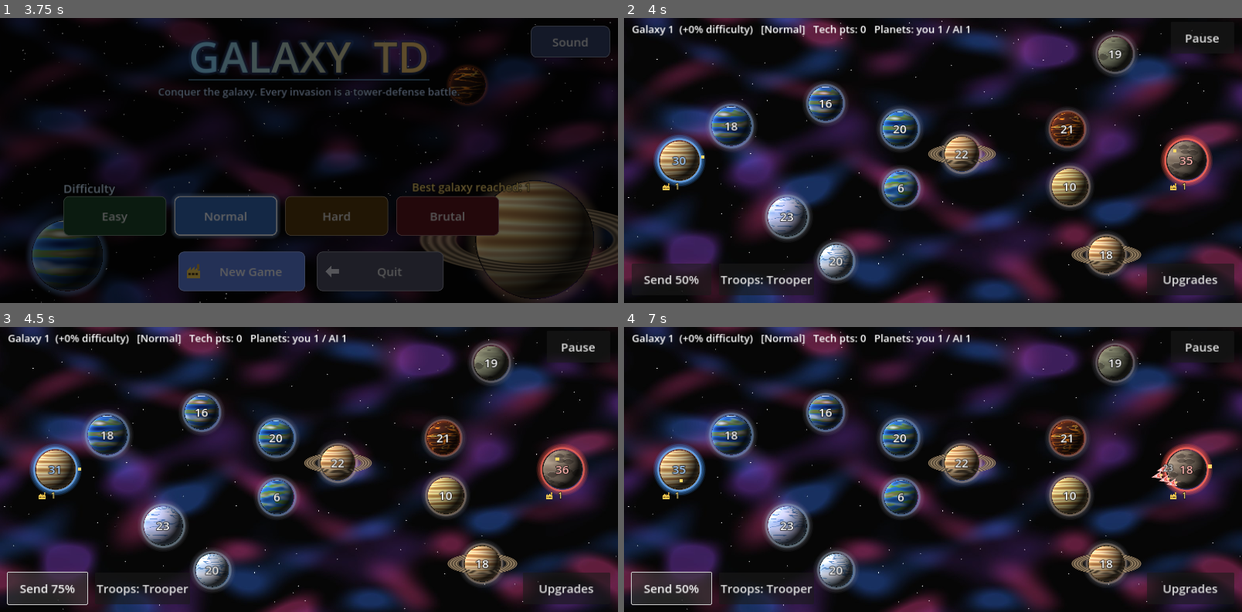
Above: before the commit, frames 1-4 (two rows, left to right).
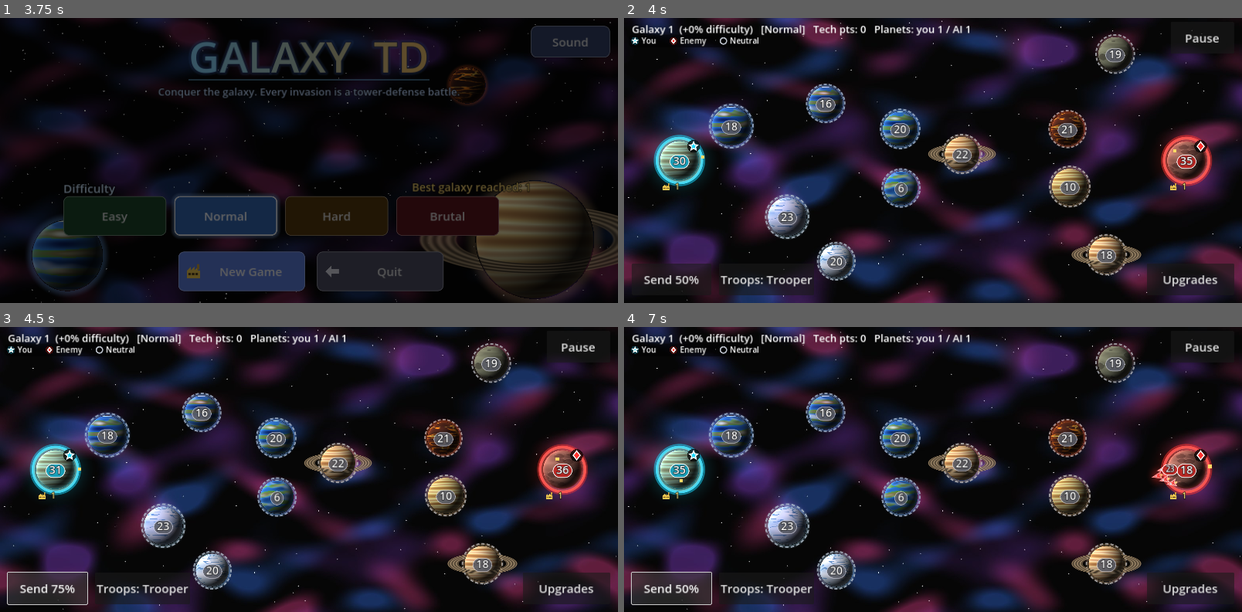
Above: after the commit, the same moments.

Repository: NinjaCatP/Galaxy-TD
Game: Godot game, scene res://scenes/main_menu.tscn
The game is run twice, just before and just after one commit, with the same random seed, the same clock (stepped at 60 frames per second) and the same inputs.
Inputs:
- Up to frame 1 (3.75 s): click "Easy" at 0.5 s; click "Easy" at 1.25 s; click "Normal" at 2 s; click "Normal" at 2.75 s; click "New Game" at 3.5 s
- Up to frame 2 (4 s): no input
- Up to frame 3 (4.5 s): click "Send 50%" at 4.25 s
- Up to frame 4 (7 s): click "Send 75%" at 5 s; click "Send 100%" at 5.75 s; click "Send 25%" at 6.5 s

Frame 1 is identical in both runs. In frame 2, 5.1% of the frame differs, in the area x 1-96%, y 5-93%; in frame 3, 5.1%; in frame 4, 5.2%.

Commit message:
Clearer planet ownership: owner colors, glow rings, pills, emblems, legend

Diff:
--- a/scripts/galaxy.gd
+++ b/scripts/galaxy.gd
@@ -37,6 +37,7 @@
 	Audio.make_controls(pause_panel, Vector2(1020, 300))
 	_refresh_buttons()
 	_build_planets()
+	var legend := Node2D.new(); ui.add_child(legend); legend.draw.connect(_draw_legend.bind(legend))
 
 func _toggle_pause() -> void:
 	pause_panel.visible = not pause_panel.visible
@@ -348,6 +349,8 @@
 const PlanetView := preload("res://scripts/planet_view.gd")
 var overlay: Node2D
 var hover := -1
+var views := {}   # planet index -> PlanetView
+const GLOW := preload("res://art/ships/glow.png")
 
 func _build_planets() -> void:
 	banner = Game.make_label("", Vector2(0, 40), 44); banner.size = Vector2(1560, 200)
@@ -355,9 +358,11 @@
 	banner.add_theme_constant_override("outline_size", 10); banner.add_theme_color_override("font_outline_color", Color.BLACK)
 	banner.visible = false
 	var top := CanvasLayer.new(); top.layer = 10; add_child(top); top.add_child(banner)
-	for p in Game.planets:
+	for i in Game.planets.size():
+		var p = Game.planets[i]
 		if Game.is_mother(p): continue
 		var v := PlanetView.new(); v.position = p.pos; add_child(v); v.setup(p, Game.radius(p))
+		v.set_owner_tint(p.owner); views[i] = v
 	overlay = Node2D.new(); overlay.z_index = 5; add_child(overlay)
 	overlay.draw.connect(_draw_overlay)
 
@@ -371,9 +376,17 @@
 		var r := Game.radius(p)
 		var col: Color = Game.COLORS[p.owner]
 		var pulse := 0.5 + 0.5 * sin(t * 2.0 + i)
-		var a := 0.35 if p.owner == Game.NEUTRAL else 0.6 + 0.3 * pulse
-		for k in 4: draw_arc(p.pos, r + 5 + k * 3, 0, TAU, 48, Color(col, a * (0.5 - k * 0.11)), 4, true)
-		draw_arc(p.pos, r + 4, 0, TAU, 48, Color(col, a), 3, true)
+		if views.has(i): views[i].set_owner_tint(p.owner)
+		if p.owner == Game.NEUTRAL:
+			for k in 24:
+				var a0 := TAU * k / 24.0 + t * 0.1
+				draw_arc(p.pos, r + 5, a0, a0 + TAU / 48.0, 4, Color(col, 0.75), 2.5, true)
+		else:
+			var hr := r * 2.1 + 6
+			draw_texture_rect(GLOW, Rect2(p.pos - Vector2(hr, hr), Vector2(hr, hr) * 2), false, Color(col, 0.55 + 0.15 * pulse))
+			draw_arc(p.pos, r + 7, 0, TAU, 56, Color(col, 0.35), 14, true)
+			draw_arc(p.pos, r + 7, 0, TAU, 56, Color(col.lightened(0.15), 0.95), 6, true)
+			draw_arc(p.pos, r + 12 + 2 * pulse, 0, TAU, 56, Color(col, 0.3 * pulse), 2, true)
 		if i == drag_from or i == hover:
 			draw_arc(p.pos, r + 14 + 3 * pulse, 0, TAU, 48, Color(1, 1, 1, 0.8), 3, true)
 
@@ -393,11 +406,13 @@
 			if p.ships >= 1:
 				if drag_from >= 0 and Game.planets[drag_from] == p: o.draw_arc(p.pos, 105, 0, TAU, 48, Color(1, 1, 1, 0.6), 3, true)
 				draw_mother(o, p.pos, 1.25, t)
-				_label(o, p.pos + Vector2(0, 92), "MOTHERSHIP  %d" % int(p.ships), 26, Color(0.7, 0.9, 1), 300)
+				_pill(o, p.pos + Vector2(0, 92), "MOTHERSHIP  %d" % int(p.ships), 24, Game.PLAYER)
+				emblem(o, p.pos + Vector2(-112, 83), 12.0, Game.PLAYER)
 			continue
 		var r := Game.radius(p)
 		var col: Color = Game.COLORS[p.owner]
-		_label(o, p.pos + Vector2(0, 11), str(int(p.ships)), 30, Color.WHITE if p.owner == Game.NEUTRAL else col.lightened(0.55))
+		_pill(o, p.pos + Vector2(0, 11), str(int(p.ships)), 28, p.owner)
+		if p.owner != Game.NEUTRAL: emblem(o, p.pos + Vector2(r * 0.72, -r * 0.72), 11.0, p.owner)
 		var bx: Vector2 = p.pos + Vector2(-r * 0.9, r + 6)
 		if p.factories > 0:
 			# orbiting station + badge
@@ -419,7 +434,8 @@
 			var row := (k + 1) / 2
 			var off: Vector2 = -fwd * row * 16.0 + side * (row * 13.0 if k % 2 == 1 else -row * 13.0) if k > 0 else Vector2.ZERO
 			Game.ShipArt.draw_ship(o, f.type, f.pos + off, ang, Game.COLORS[f.owner], s, t + k)
-		_label(o, f.pos + Vector2(26, -12), str(f.count), 22, Color.WHITE, 60)
+		o.draw_texture_rect(GLOW, Rect2(f.pos - Vector2(34, 34), Vector2(68, 68)), false, Color(Game.COLORS[f.owner], 0.5))
+		_pill(o, f.pos + Vector2(30, -10), str(f.count), 20, f.owner)
 	if not conquest.is_empty(): _draw_conquest(o, t)
 	if drag_from != -1:
 		var a: Vector2 = Game.planets[drag_from].pos
@@ -457,3 +473,50 @@
 	_label(o, MOTHER_CENTER + Vector2(0, 95), "MOTHERSHIP  %d" % int(c.total * k), 34, Color(0.7, 0.9, 1), 400)
 	if j > 0.8:
 		o.draw_rect(Rect2(-100, -100, 1800, 1000), Color(1, 1, 1, (j - 0.8) * 5.0))
+
+func _pill(ci: CanvasItem, pos: Vector2, text: String, size: int, owner: int) -> void:
+	var font := ThemeDB.fallback_font
+	var w := font.get_string_size(text, HORIZONTAL_ALIGNMENT_LEFT, -1, size).x + 18
+	var h := size + 8.0
+	var c: Color = Game.COLORS[owner]
+	var fill := Color(c.darkened(0.25), 0.92) if owner != Game.NEUTRAL else Color(0.35, 0.36, 0.4, 0.88)
+	var rc := Rect2(pos.x - w / 2, pos.y - size * 0.78 - 4, w, h)
+	var sb := StyleBoxFlat.new(); sb.bg_color = fill; sb.set_corner_radius_all(int(h / 2))
+	sb.border_color = Color(1, 1, 1, 0.85) if owner != Game.NEUTRAL else Color(0.8, 0.8, 0.85, 0.6)
+	sb.set_border_width_all(2)
+	ci.draw_style_box(sb, rc)
+	ci.draw_string_outline(font, Vector2(rc.position.x, pos.y), text, HORIZONTAL_ALIGNMENT_CENTER, w, size, 5, Color(0, 0, 0, 0.9))
+	ci.draw_string(font, Vector2(rc.position.x, pos.y), text, HORIZONTAL_ALIGNMENT_CENTER, w, size, Color.WHITE)
+
+## Owner shape cue: player star, enemy diamond / triangle / square.
+static func emblem(ci: CanvasItem, c: Vector2, s: float, owner: int) -> void:
+	var pts := PackedVector2Array()
+	match owner:
+		1:
+			for k in 10:
+				var rr := s if k % 2 == 0 else s * 0.45
+				pts.append(c + Vector2.from_angle(-PI / 2 + k * PI / 5) * rr)
+		2: pts = PackedVector2Array([c + Vector2(0, -s), c + Vector2(s * 0.8, 0), c + Vector2(0, s), c + Vector2(-s * 0.8, 0)])
+		3: pts = PackedVector2Array([c + Vector2(0, -s), c + Vector2(s, s * 0.8), c + Vector2(-s, s * 0.8)])
+		4: pts = PackedVector2Array([c + Vector2(-s, -s) * 0.75, c + Vector2(s, -s) * 0.75, c + Vector2(s, s) * 0.75, c + Vector2(-s, s) * 0.75])
+		_: return
+	ci.draw_circle(c, s + 5, Color(0, 0, 0, 0.75))
+	ci.draw_colored_polygon(pts, Game.COLORS[owner])
+	var loop := pts.duplicate(); loop.append(pts[0])
+	ci.draw_polyline(loop, Color.WHITE, 1.5, true)
+
+func _draw_legend(ci: Node2D) -> void:
+	var x := 20.0; var y := 58.0
+	var font := ThemeDB.fallback_font
+	var bg := StyleBoxFlat.new(); bg.bg_color = Color(0, 0, 0, 0.45); bg.set_corner_radius_all(10)
+	ci.draw_style_box(bg, Rect2(x - 8, y - 16, 330, 32))
+	for o in [Game.PLAYER, Game.AI, Game.NEUTRAL]:
+		var c: Color = Game.COLORS[o]
+		if o == Game.NEUTRAL:
+			ci.draw_arc(Vector2(x + 8, y), 8, 0, TAU, 16, c, 2, true)
+		else:
+			ci.draw_circle(Vector2(x + 8, y), 10, c); emblem(ci, Vector2(x + 8, y), 6.0, o)
+		var name: String = Game.OWNER_NAMES[o]
+		ci.draw_string_outline(font, Vector2(x + 24, y + 7), name, HORIZONTAL_ALIGNMENT_LEFT, -1, 20, 4, Color.BLACK)
+		ci.draw_string(font, Vector2(x + 24, y + 7), name, HORIZONTAL_ALIGNMENT_LEFT, -1, 20, Color.WHITE)
+		x += 34 + font.get_string_size(name, HORIZONTAL_ALIGNMENT_LEFT, -1, 20).x + 26
--- a/scripts/game.gd
+++ b/scripts/game.gd
@@ -5,7 +5,9 @@
 const NEUTRAL := 0
 const PLAYER := 1
 const AI := 2
-const COLORS := [Color(0.55, 0.55, 0.6), Color(0.25, 0.6, 1.0), Color(1.0, 0.35, 0.3)]
+const COLORS := [Color(0.72, 0.74, 0.78), Color(0.1, 0.85, 1.0), Color(1.0, 0.2, 0.18), Color(1.0, 0.72, 0.08), Color(1.0, 0.25, 0.85)]
+## Shape cue per owner (color-blind friendly): 0 none, 1 star, 2 diamond, 3 triangle, 4 square
+const OWNER_NAMES := ["Neutral", "You", "Enemy", "Enemy 2", "Enemy 3"]
 const FONT_SIZE := 30
 
 # Troop types: cost = ships consumed per troop
--- a/scripts/planet_view.gd
+++ b/scripts/planet_view.gd
@@ -40,3 +40,10 @@
 	material = m
 	var quad := 2.0 * radius / sphere_r
 	scale = Vector2.ONE * quad / 8.0
+
+var _owner := -99
+func set_owner_tint(o: int) -> void:
+	if o == _owner: return
+	_owner = o
+	var c: Color = Game.COLORS[o]
+	(material as ShaderMaterial).set_shader_parameter("owner_col", Color(c, 0.0 if o == Game.NEUTRAL else 0.28))
--- a/shaders/planet.gdshader
+++ b/shaders/planet.gdshader
@@ -9,6 +9,7 @@
 uniform vec4 tint : source_color = vec4(1.0);
 uniform vec4 atmo : source_color = vec4(0.5, 0.7, 1.0, 0.6);
 uniform bool rings = false;
+uniform vec4 owner_col : source_color = vec4(1.0, 1.0, 1.0, 0.0);
 uniform vec4 ring_col : source_color = vec4(0.85, 0.75, 0.6, 0.8);
 
 vec4 ring_at(vec2 p) {
@@ -34,10 +35,13 @@
 			float cl = texture(clouds, vec2(lon * 0.5 + TIME * speed * 0.6, lat)).a * cloud_amt;
 			col = mix(col, vec3(1.0), cl);
 		}
+		float lum = dot(col, vec3(0.3, 0.59, 0.11));
+		col = mix(col, owner_col.rgb * (0.3 + 0.9 * lum), owner_col.a);
 		vec3 n = vec3(p.x, p.y, z);
 		float light = clamp(dot(n, normalize(vec3(-0.55, -0.45, 0.7))), 0.0, 1.0);
 		col *= 0.12 + 1.0 * light;
 		col += atmo.rgb * pow(1.0 - z, 2.5) * atmo.a * (0.4 + light);
+		col += owner_col.rgb * pow(1.0 - z, 3.0) * owner_col.a * 2.2;
 		float edge = smoothstep(1.0, 0.97, r);
 		outc = vec4(col, edge);
 		if (ring.a > 0.0 && p.y > 0.0) outc.rgb = mix(outc.rgb, ring.rgb * (0.4 + 0.6 * light), ring.a);
Binary file added: docs/screenshots/ownership.png
Not shown, changed: README.md
